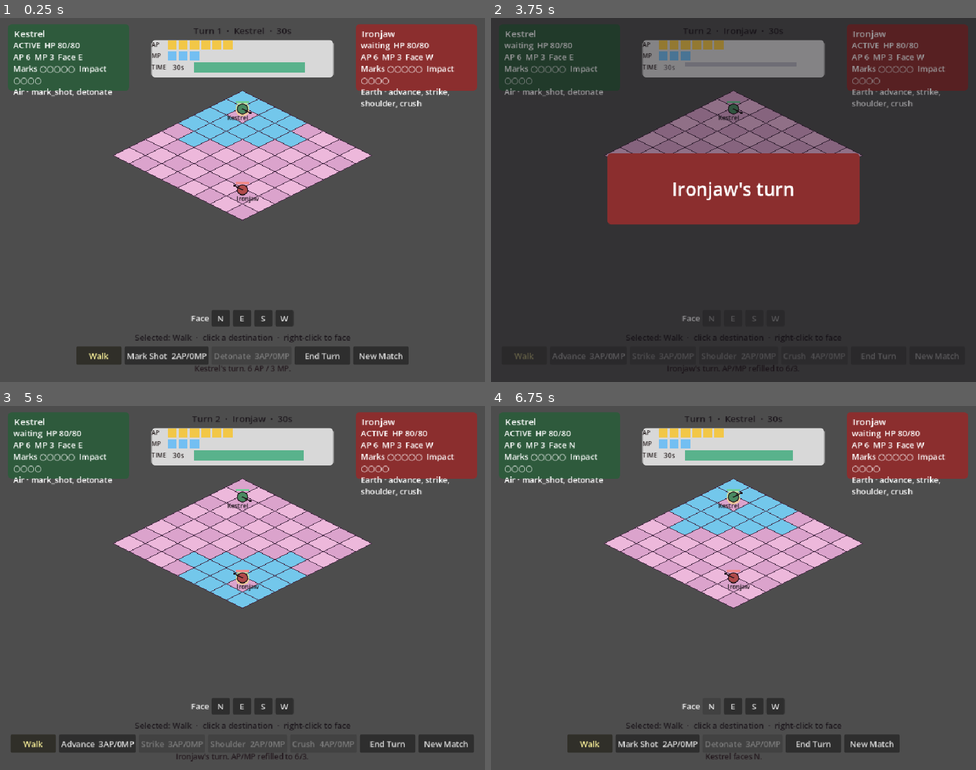
Above: before the commit, frames 1-4 (two rows, left to right).
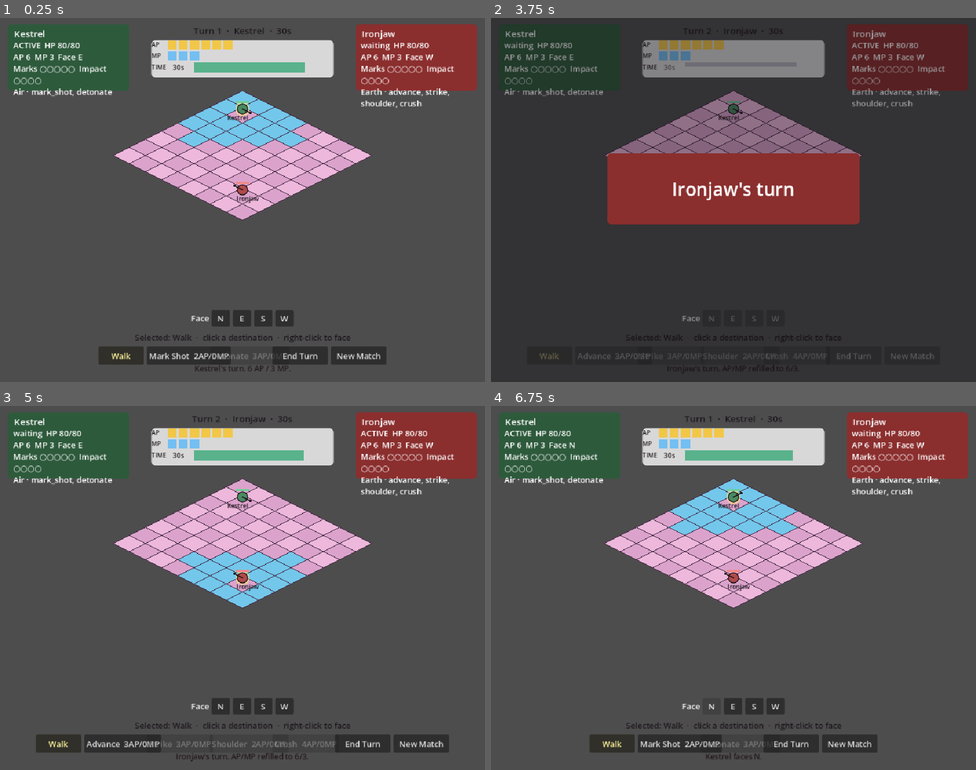
Above: after the commit, the same moments.

Repository: maurogp12/stasiumxii
Game: Godot game, scene res://main.tscn
Two runs of this game, one before a commit and one after it. Both use one fixed random seed, a clock stepped at 60 frames per second and the inputs below.
Inputs (mouse positions are in pixels of both pictures, inside the frame that each line leads up to):
- Up to frame 1 (0.25 s): no input
- Up to frame 2 (3.75 s): click "Mark Shot 2AP/0MP" at 0.5 s; click "New Match" at 1.25 s; click "New Match" at 2 s; click "Walk" at 2.75 s; click "End Turn" at 3.5 s
- Up to frame 3 (5 s): tap A at 4.25 s; move the mouse to (349, 569) at 4.27 s; click (349, 569) at 4.42 s
- Up to frame 4 (6.75 s): click "Advance 3AP/0MP" at 5 s; click "New Match" at 5.75 s; click "N" at 6.5 s

The runs differ from the first frame. In frame 1, 1.3% of the frame differs, in the area x 15-85%, y 90-96%; in frame 2, 0.3%; in frame 3, 1.5%, in the area x 2-98%, y 90-96%; in frame 4, 1.3%.

Commit message:
Add Proposed hover/long-press attack cards on spell buttons.
Kit-driven SpellTooltip copy lists Locked AP/MP, Chebyshev vs Manhattan,
on-connect/on-miss, hit bands, and Base × CritMult(1.0) × Passive(1) × Facing
examples. Advance has no HIT %. Stun (A) and PushBlocked (1) stay Locked.
No kit retunes.

Co-authored-by: maurogp12 <maurogp12@users.noreply.github.com>

Diff:
--- /dev/null
+++ b/data/spell_tooltip.gd
@@ -0,0 +1,177 @@
+extends RefCounted
+class_name SpellTooltip
+
+## Proposed attack-card chrome. Reads Locked kit + CombatSim constants only.
+## No kit retunes. Mastery 0 is omitted from the worked example.
+## Resist is omitted; if a caller shows it, label it provisional/Open — never Locked.
+
+const FORMULA := "damage = Base × CritMult(1.0) × Passive(1) × Facing"
+const LONG_PRESS_SEC := 0.45
+
+## Locked Chebyshev hit bands. Same edges as CombatSim.hit_chance.
+const HIT_BANDS := [
+	{"lo": 1, "hi": 1, "label": "1→90%"},
+	{"lo": 2, "hi": 3, "label": "2–3→80%"},
+	{"lo": 4, "hi": 5, "label": "4–5→75%"},
+	{"lo": 6, "hi": 8, "label": "6–8→70%"},
+]
+
+
+static func card_text(spell_id: String) -> String:
+	return "\n".join(card_lines(spell_id))
+
+
+static func card_lines(spell_id: String) -> PackedStringArray:
+	var def: Dictionary = SpellKits.spell(spell_id)
+	var lines: PackedStringArray = PackedStringArray()
+	if def.is_empty():
+		return lines
+	lines.append(str(def.get("name", spell_id)))
+	lines.append(_cost_range_line(def))
+	var requirement := _requirement_line(def)
+	if requirement != "":
+		lines.append(requirement)
+	lines.append(_connect_line(def))
+	if bool(def.get("rolls", false)):
+		lines.append(_miss_line(def))
+		var bands := hit_band_line(def)
+		if bands != "":
+			lines.append(bands)
+	if int(def.get("base_damage", 0)) > 0:
+		for line in damage_example_lines(def):
+			lines.append(line)
+	for line in _locked_status_lines(def):
+		lines.append(line)
+	return lines
+
+
+static func _cost_range_line(def: Dictionary) -> String:
+	var metric := "Manhattan" if str(def.get("range_mode", "chebyshev")) == "manhattan" else "Chebyshev"
+	return "%d AP / %d MP · range %d–%d %s" % [
+		int(def.get("ap", 0)),
+		int(def.get("mp", 0)),
+		int(def.get("min_range", 0)),
+		int(def.get("max_range", 0)),
+		metric,
+	]
+
+
+static func _requirement_line(def: Dictionary) -> String:
+	if int(def.get("requires_marks_on_target", 0)) > 0:
+		return "Needs 1+ Marks on the target."
+	if int(def.get("requires_impact", 0)) > 0:
+		return "Needs %d Impact (spent on connect)." % int(def.get("spend_impact", def.get("requires_impact", 0)))
+	return ""
+
+
+static func _connect_line(def: Dictionary) -> String:
+	match str(def.get("engine_on_connect", "")):
+		"mark":
+			return "On connect: %d %s. +1 Mark on the target." % [
+				int(def.get("base_damage", 0)),
+				str(def.get("element", "")).capitalize(),
+			]
+		"consume_marks":
+			return "On connect: %d+%d×M %s. Consumes those Marks." % [
+				int(def.get("base_damage", 6)),
+				int(def.get("damage_per_mark", 6)),
+				str(def.get("element", "")).capitalize(),
+			]
+		"impact":
+			var push_bit := ""
+			if int(def.get("push_cells", 0)) > 0:
+				push_bit = " Push %d Chebyshev along the line." % int(def["push_cells"])
+			return "On connect: %d %s. +1 Impact.%s" % [
+				int(def.get("base_damage", 0)),
+				str(def.get("element", "")).capitalize(),
+				push_bit,
+			]
+		"spend_impact":
+			var stun_bit := ""
+			if int(def.get("stun_if_impact_before", 0)) > 0:
+				stun_bit = " Stun %d (Locked A) if Impact was %d before the spend." % [
+					int(def.get("stun_remaining", 1)),
+					int(def.get("stun_if_impact_before", 4)),
+				]
+			return "On connect: %d %s. Spends %d Impact.%s" % [
+				int(def.get("base_damage", 0)),
+				str(def.get("element", "")).capitalize(),
+				int(def.get("spend_impact", 2)),
+				stun_bit,
+			]
+		"impact_if_adjacent":
+			return "On landing: +1 Impact if Chebyshev-adjacent to an enemy. Facing unchanged. Dest-click teleport."
+		_:
+			return "On connect: —"
+
+
+static func _miss_line(def: Dictionary) -> String:
+	match str(def.get("engine_on_connect", "")):
+		"consume_marks":
+			return "On miss: Marks retained. AP/MP stay spent."
+		"spend_impact":
+			return "On miss: Impact retained. AP/MP stay spent."
+		"mark":
+			return "On miss: no Mark. AP/MP stay spent."
+		"impact":
+			if int(def.get("push_cells", 0)) > 0:
+				return "On miss: no Impact, no push. AP/MP stay spent."
+			return "On miss: no Impact. AP/MP stay spent."
+		_:
+			return "On miss: AP/MP stay spent."
+
+
+static func hit_band_line(def: Dictionary) -> String:
+	if def.is_empty() or not bool(def.get("rolls", false)):
+		return ""
+	var parts: Array[String] = []
+	var min_r := int(def.get("min_range", 0))
+	var max_r := int(def.get("max_range", 0))
+	for band in HIT_BANDS:
+		if int(band["hi"]) < min_r or int(band["lo"]) > max_r:
+			continue
+		parts.append(str(band["label"]))
+	if parts.is_empty():
+		return ""
+	return "HIT % (Locked): " + ", ".join(PackedStringArray(parts))
+
+
+static func damage_example_lines(def: Dictionary) -> PackedStringArray:
+	var lines: PackedStringArray = PackedStringArray()
+	if int(def.get("base_damage", 0)) <= 0:
+		return lines
+	lines.append(FORMULA)
+	var element := str(def.get("element", "")).capitalize()
+	if str(def.get("engine_on_connect", "")) == "consume_marks":
+		var per := int(def.get("damage_per_mark", 6))
+		var base0 := int(def.get("base_damage", 6))
+		# Locked gate is 1+ Marks. Worked example uses M=1; do not invent other M.
+		var example_base: int = base0 + per * 1
+		lines.append("Base %d+%d×M %s" % [base0, per, element])
+		lines.append("example M=1: front/side ×1.00 → %d" % example_damage(example_base, CombatSim.FRONT_SIDE_FACING))
+		lines.append("example M=1: back ×1.20 → %d" % example_damage(example_base, CombatSim.BACK_FACING))
+		return lines
+	var base := int(def.get("base_damage", 0))
+	lines.append("Base %d %s" % [base, element])
+	lines.append("front/side ×1.00 → %d" % example_damage(base, CombatSim.FRONT_SIDE_FACING))
+	lines.append("back ×1.20 → %d" % example_damage(base, CombatSim.BACK_FACING))
+	return lines
+
+
+static func example_damage(base: int, facing: float) -> int:
+	# Locked Phase A: Base × CritMult(1.0) × Passive(1) × Facing. Mastery 0 omitted.
+	return roundi(float(base) * CombatSim.CRIT_MULT * CombatSim.PASSIVE * facing)
+
+
+static func _locked_status_lines(def: Dictionary) -> PackedStringArray:
+	var lines: PackedStringArray = PackedStringArray()
+	if int(def.get("push_cells", 0)) > 0:
+		lines.append("Locked Push (1): occupied/OOB dest does not move the target; damage/Impact still apply (PushBlocked).")
+	if int(def.get("stun_if_impact_before", 0)) > 0:
+		lines.append("Stun %d (Locked A): blocks move + cast + face; End Turn allowed." % int(def.get("stun_remaining", 1)))
+	return lines
+
+
+static func has_hit_percent(spell_id: String) -> bool:
+	var def: Dictionary = SpellKits.spell(spell_id)
+	return not def.is_empty() and bool(def.get("rolls", false))
--- a/tests/run_combat_tests.gd
+++ b/tests/run_combat_tests.gd
@@ -65,6 +65,7 @@
 	_test_walk_facing_follows_last_hop()
 	_test_advance_facing_unchanged()
 	_test_walk_mode_cancel()
+	_test_spell_tooltip_cards()
 
 
 func _test_reset_and_turn_order() -> void:
@@ -2276,6 +2277,169 @@
 	eq(_sim.snapshot()["crit_roll"], false, "crit roll stays OFF")
 
 
+func _test_spell_tooltip_cards() -> void:
+	# Proposed hover/long-press chrome. Helpers read Locked kits; no kit retunes.
+	eq(SpellTooltip.card_text(""), "", "unknown spell has no card")
+	eq(SpellTooltip.example_damage(8, 1.00), 8, "Mark Shot front example is 8")
+	eq(SpellTooltip.example_damage(8, 1.20), 10, "Mark Shot back example is 10")
+	eq(SpellTooltip.example_damage(16, 1.20), 19, "Strike back example is 19")
+	eq(SpellTooltip.example_damage(6, 1.20), 7, "Shoulder back example is 7")
+	eq(SpellTooltip.example_damage(24, 1.20), 29, "Crush back example is 29")
+	eq(SpellTooltip.example_damage(12, 1.20), 14, "Detonate M=1 back example is 14")
+	eq(SpellTooltip.example_damage(8, CombatSim.BACK_FACING), 10, "example uses Locked back facing")
+	eq(CombatSim.CRIT_MULT, 1.0, "CritMult stays 1.0")
+	eq(CombatSim.PASSIVE, 1.0, "Passive stays 1")
+	eq(CombatSim.MASTERY, 0.0, "Mastery stays 0 (omitted on the card)")
+	eq(_sim.snapshot()["crit_roll"], false, "crit roll stays OFF")
+
+	var mark := SpellTooltip.card_text(SpellKits.MARK_SHOT)
+	truthy(mark.contains("Mark Shot"), "Mark Shot card names the spell")
+	truthy(mark.contains("2 AP / 0 MP"), "Mark Shot card names AP/MP")
+	truthy(mark.contains("range 2–5 Chebyshev"), "Mark Shot card names Chebyshev range")
+	truthy(mark.contains("+1 Mark on the target"), "Mark Shot on-connect is +1 Mark")
+	truthy(mark.contains("On miss: no Mark"), "Mark Shot miss grants no Mark")
+	truthy(mark.contains("HIT % (Locked): 2–3→80%, 4–5→75%"), "Mark Shot lists Locked 2–5 bands")
+	eq(mark.contains("1→90%"), false, "Mark Shot range starts at 2, so no 1→90 band")
+	eq(mark.contains("6–8→70%"), false, "Mark Shot range ends at 5, so no 6–8 band")
+	eq(mark.contains("+5"), false, "Mark Shot card does not invent +5")
+	eq(mark.contains("longshot"), false, "Mark Shot card does not invent longshot")
+	truthy(mark.contains(SpellTooltip.FORMULA), "Mark Shot shows Locked damage formula")
+	truthy(mark.contains("front/side ×1.00 → 8"), "Mark Shot front example is 8")
+	truthy(mark.contains("back ×1.20 → 10"), "Mark Shot back example is 10")
+	eq(mark.contains("WindMod"), false, "tooltip does not invent WindMod")
+	eq(mark.contains("Mastery"), false, "tooltip omits Mastery 0")
+	eq(mark.contains("Resist"), false, "tooltip omits Open Resist")
+	eq(mark.contains("Step-shot"), false, "tooltip does not invent Step-shot")
+	eq(mark.contains("Gust"), false, "tooltip does not invent Gust")
+	eq(mark.contains("crit roll"), false, "tooltip does not turn crit roll ON")
+
+	var detonate := SpellTooltip.card_text(SpellKits.DETONATE)
+	truthy(detonate.contains("3 AP / 0 MP"), "Detonate card names AP/MP")
+	truthy(detonate.contains("range 1–6 Chebyshev"), "Detonate card names Chebyshev range")
+	truthy(detonate.contains("Needs 1+ Marks on the target"), "Detonate card names the Marks gate")
+	truthy(detonate.contains("6+6×M"), "Detonate on-connect is 6+6×M")
+	truthy(detonate.contains("Consumes those Marks"), "Detonate consumes Marks on connect")
+	truthy(detonate.contains("On miss: Marks retained"), "Detonate miss retains Marks")
+	truthy(detonate.contains("1→90%"), "Detonate includes Locked band 1")
+	truthy(detonate.contains("2–3→80%"), "Detonate includes Locked band 2–3")
+	truthy(detonate.contains("4–5→75%"), "Detonate includes Locked band 4–5")
+	truthy(detonate.contains("6–8→70%"), "Detonate includes Locked band 6–8")
+	truthy(detonate.contains("example M=1: front/side ×1.00 → 12"), "Detonate M=1 front example is 12")
+	truthy(detonate.contains("example M=1: back ×1.20 → 14"), "Detonate M=1 back example is 14")
+	eq(detonate.contains("+5"), false, "Detonate card does not invent +5")
+
+	var advance := SpellTooltip.card_text(SpellKits.ADVANCE)
+	truthy(advance.contains("Advance"), "Advance card names the spell")
+	truthy(advance.contains("3 AP / 0 MP"), "Advance card names 3 AP / 0 MP")
+	truthy(advance.contains("range 1–2 Manhattan"), "Advance card names Manhattan range")
+	truthy(advance.contains("Facing unchanged"), "Advance card says facing is unchanged")
+	truthy(advance.contains("Dest-click teleport"), "Advance card names teleport")
+	eq(advance.contains("HIT %"), false, "Advance (no roll) has no HIT %")
+	eq(advance.contains("90%"), false, "Advance card has no hit percent")
+	eq(advance.contains(SpellTooltip.FORMULA), false, "Advance deals no damage, so no formula")
+	eq(advance.contains("On miss:"), false, "Advance has no miss line")
+
+	var strike := SpellTooltip.card_text(SpellKits.STRIKE)
+	truthy(strike.contains("range 1–1 Chebyshev"), "Strike card names Chebyshev 1")
+	truthy(strike.contains("16 Earth"), "Strike card names 16 Earth")
+	truthy(strike.contains("+1 Impact"), "Strike on-connect is +1 Impact")
+	truthy(strike.contains("On miss: no Impact"), "Strike miss grants no Impact")
+	truthy(strike.contains("HIT % (Locked): 1→90%"), "Strike melee is Locked 90%")
+	truthy(strike.contains("front/side ×1.00 → 16"), "Strike front example is 16")
+	truthy(strike.contains("back ×1.20 → 19"), "Strike back example is 19")
+
+	var shoulder := SpellTooltip.card_text(SpellKits.SHOULDER)
+	truthy(shoulder.contains("6 Earth"), "Shoulder card names 6 Earth")
+	truthy(shoulder.contains("Push 1 Chebyshev"), "Shoulder on-connect is a 1-cell push")
+	truthy(shoulder.contains("On miss: no Impact, no push"), "Shoulder miss does not push")
+	truthy(shoulder.contains("Locked Push (1)"), "Shoulder names Locked Push (1)")
+	truthy(shoulder.contains("PushBlocked"), "Shoulder names PushBlocked")
+	eq(shoulder.contains("OPEN"), false, "Shoulder does not call Push Open")
+	eq(shoulder.contains("Open"), false, "Shoulder Push wording is Locked, not Open")
+	truthy(shoulder.contains("HIT % (Locked): 1→90%"), "Shoulder melee is Locked 90%")
+	truthy(shoulder.contains("front/side ×1.00 → 6"), "Shoulder front example is 6")
+	truthy(shoulder.contains("back ×1.20 → 7"), "Shoulder back example is 7")
+
+	var crush := SpellTooltip.card_text(SpellKits.CRUSH)
+	truthy(crush.contains("4 AP / 0 MP"), "Crush card names AP/MP")
+	truthy(crush.contains("Needs 2 Impact"), "Crush card names the Impact gate")
+	truthy(crush.contains("24 Earth"), "Crush card names 24 Earth")
+	truthy(crush.contains("On miss: Impact retained"), "Crush miss retains Impact")
+	truthy(crush.contains("Stun 1 (Locked A)"), "Crush names Stun 1 Locked A")
+	truthy(crush.contains("blocks move + cast + face"), "Crush Stun line matches Locked A suppress")
+	eq(crush.contains("OPEN"), false, "Crush does not call Stun Open")
+	eq(crush.contains("Open"), false, "Crush Stun wording is Locked, not Open")
+	truthy(crush.contains("HIT % (Locked): 1→90%"), "Crush melee is Locked 90%")
+	truthy(crush.contains("front/side ×1.00 → 24"), "Crush front example is 24")
+	truthy(crush.contains("back ×1.20 → 29"), "Crush back example is 29")
+
+	eq(_sim.hit_chance(1), 90, "band 1 stays 90")
+	eq(_sim.hit_chance(2), 80, "band 2 stays 80")
+	eq(_sim.hit_chance(5), 75, "band 5 stays 75 — no Mark Shot +5")
+	eq(_sim.hit_chance(6), 70, "band 6 stays 70")
+
+	_sim.reset_match({"seed": 1})
+	var hud := CombatHUD.new()
+	hud._build()
+	hud.render(_sim.snapshot(), _sim.legal_intents(0))
+	eq(hud.tooltip_visible(), false, "tooltip starts hidden")
+	eq(CombatHUD.spell_card_text(SpellKits.MARK_SHOT), mark, "HUD helper delegates to SpellTooltip")
+	hud._on_spell_hover(SpellKits.MARK_SHOT)
+	eq(hud.tooltip_visible(), true, "hover shows the Mark Shot card")
+	eq(hud.tooltip_caption(), mark, "hover caption is the Mark Shot helper text")
+	truthy(hud._spell_hosts.has(SpellKits.MARK_SHOT), "Mark Shot button is wrapped for hover")
+	hud._on_spell_unhover()
+	eq(hud.tooltip_visible(), false, "unhover hides the card")
+	hud._begin_long_press(SpellKits.MARK_SHOT)
+	hud._process(0.1)
+	eq(hud.tooltip_visible(), false, "short press does not open the card")
+	hud._process(SpellTooltip.LONG_PRESS_SEC)
+	eq(hud.tooltip_visible(), true, "long-press opens the card")
+	eq(hud.tooltip_caption(), mark, "long-press caption matches the helper")
+	hud.hide_spell_tooltip()
+	eq(hud.tooltip_visible(), false, "hide clears the card")
+
+	_sim.submit({"type": "end_turn"})
+	hud.render(_sim.snapshot(), _sim.legal_intents(1))
+	eq((hud._spell_buttons[SpellKits.CRUSH] as Button).disabled, true, "Crush stays grey at 0 Impact")
+	eq((hud._spell_buttons[SpellKits.CRUSH] as Button).mouse_filter, Control.MOUSE_FILTER_IGNORE, "grey Crush still lets the host receive hover")
+	hud._on_spell_hover(SpellKits.CRUSH)
+	eq(hud.tooltip_visible(), true, "grey Crush still shows its card")
+	truthy(hud.tooltip_caption().contains("Stun 1 (Locked A)"), "grey Crush card still names Locked Stun A")
+	hud._on_spell_hover(SpellKits.ADVANCE)
+	eq(hud.tooltip_caption().contains("HIT %"), false, "Advance hover still has no HIT %")
+	hud._on_spell_hover(SpellKits.SHOULDER)
+	truthy(hud.tooltip_caption().contains("Locked Push (1)"), "Shoulder hover names Locked Push (1)")
+	hud.free()
+
+	var tooltip_src := FileAccess.get_file_as_string("res://data/spell_tooltip.gd")
+	truthy(tooltip_src.contains("CritMult(1.0)"), "tooltip formula names CritMult(1.0)")
+	truthy(tooltip_src.contains("Passive(1)"), "tooltip formula names Passive(1)")
+	eq(tooltip_src.contains("WindMod"), false, "tooltip source does not invent WindMod")
+	eq(tooltip_src.contains("Step-shot"), false, "tooltip source does not invent Step-shot")
+	eq(tooltip_src.contains("Gust"), false, "tooltip source does not invent Gust")
+	eq(tooltip_src.contains("longshot"), false, "tooltip source does not invent longshot")
+	eq(tooltip_src.contains("+5"), false, "tooltip source does not invent +5")
+	truthy(tooltip_src.contains("Locked Push (1)"), "tooltip source stamps Locked Push (1)")
+	truthy(tooltip_src.contains("Locked A"), "tooltip source stamps Locked Stun A")
+	eq(tooltip_src.contains("OPEN A05"), false, "tooltip source does not call Stun/Push Open")
+
+	var hud_src := FileAccess.get_file_as_string("res://ui/hud.gd")
+	truthy(hud_src.contains("show_spell_tooltip"), "HUD can show the attack card")
+	truthy(hud_src.contains("mouse_entered"), "HUD wires hover on spell hosts")
+	truthy(hud_src.contains("LONG_PRESS_SEC"), "HUD long-press uses the helper delay")
+	eq(hud_src.contains("Detonate"), false, "HUD still does not hardcode Detonate")
+	eq(hud_src.contains("Shoulder"), false, "HUD still does not hardcode Shoulder")
+	eq(hud_src.contains("Crush"), false, "HUD still does not hardcode Crush")
+	eq(hud_src.contains("WindMod"), false, "HUD still has no WindMod chrome")
+	eq(hud_src.contains("Step-shot"), false, "HUD tooltip patch does not add Step-shot")
+
+	var readme := FileAccess.get_file_as_string("res://README.md")
+	truthy(readme.contains("attack cards"), "README documents Proposed attack cards")
+	truthy(readme.contains("CritMult(1.0)"), "README formula matches Locked constants")
+	eq(_sim.snapshot()["crit_roll"], false, "crit roll still OFF after tooltip tests")
+
+
 func _has_legal_cast(seat: int, spell_id: String) -> bool:
 	for intent in _sim.legal_intents(seat):
 		if str(intent.get("type", "")) == "cast" and str(intent.get("spell", "")) == spell_id:
--- a/ui/hud.gd
+++ b/ui/hud.gd
@@ -40,6 +40,12 @@
 var _stun_badge: Label
 var _toast_label: Label
 var _toast_token: int = 0
+var _spell_hosts: Dictionary = {}
+var _tooltip_panel: Panel
+var _tooltip_label: Label
+var _tooltip_spell: String = ""
+var _long_press_spell: String = ""
+var _long_press_elapsed: float = 0.0
 
 
 ## Kit chrome for the active seat. Advance is never offered unless class_id is ironjaw.
@@ -130,9 +136,25 @@
 	return ""
 
 
+## Proposed hover / long-press card. Copy lives in SpellTooltip (kit-driven).
+static func spell_card_text(spell_id: String) -> String:
+	return SpellTooltip.card_text(spell_id)
+
+
 func _ready() -> void:
 	layer = 10
+	set_process(false)
 	_build()
+
+
+func _process(delta: float) -> void:
+	if _long_press_spell == "":
+		set_process(false)
+		return
+	_long_press_elapsed += delta
+	if _long_press_elapsed >= SpellTooltip.LONG_PRESS_SEC:
+		show_spell_tooltip(_long_press_spell)
+		_cancel_long_press()
 
 
 func _unhandled_input(event: InputEvent) -> void:
@@ -152,6 +174,7 @@
 	set_aim_preview({})
 	_refresh_spell_buttons()
 	_update_selected_label()
+	hide_spell_tooltip()
 
 
 ## Client Walk mode. Does not submit a CombatSim intent. Does not face.
@@ -255,11 +278,14 @@
 	if _selected_spell != "" and not offered.has(_selected_spell):
 		_selected_spell = ""
 		_aim_hit_chance = -1
+		hide_spell_tooltip()
 	if _selected_spell == "":
 		_aim_hit_chance = -1
 		if _aim_hit_label != null:
 			_aim_hit_label.text = ""
 			_aim_hit_label.visible = false
+	if _tooltip_spell != "" and not offered.has(_tooltip_spell):
+		hide_spell_tooltip()
 
 	var legal_spells := legal_cast_ids(legal)
 	var match_over := bool(snap.get("match_over", false))
@@ -276,7 +302,7 @@
 	for spell_id in _spell_buttons.keys():
 		var button: Button = _spell_buttons[spell_id]
 		var can_submit: bool = legal_spells.has(spell_id) and not match_over and not _stunned
-		button.disabled = not can_submit
+		_set_spell_button_clickable(button, can_submit)
 		if _selected_spell == spell_id:
 			button.modulate = Color(1.15, 1.1, 0.7)
 		elif can_submit:
@@ -292,7 +318,7 @@
 	var block := match_over or _locked
 	for spell_id in _spell_buttons.keys():
 		if block:
-			(_spell_buttons[spell_id] as Button).disabled = true
+			_set_spell_button_clickable(_spell_buttons[spell_id], false)
 	for button in _face_buttons.values():
 		(button as Button).disabled = block or _stunned
 		(button as Button).modulate = STUN_GREY if (_stunned and not block) else Color.WHITE
@@ -431,6 +457,22 @@
 	_toast_label.add_theme_constant_override("outline_size", 6)
 	_toast_label.visible = false
 	root.add_child(_toast_label)
+
+	_tooltip_panel = Panel.new()
+	_tooltip_panel.position = Vector2(240, 348)
+	_tooltip_panel.size = Vector2(480, 248)
+	_tooltip_panel.mouse_filter = Control.MOUSE_FILTER_IGNORE
+	_tooltip_panel.visible = false
+	_tooltip_panel.add_theme_stylebox_override("panel", _card_panel())
+	root.add_child(_tooltip_panel)
+	_tooltip_label = Label.new()
+	_tooltip_label.position = Vector2(12, 8)
+	_tooltip_label.size = Vector2(456, 232)
+	_tooltip_label.autowrap_mode = TextServer.AUTOWRAP_WORD_SMART
+	_tooltip_label.add_theme_font_size_override("font_size", 13)
+	_tooltip_label.add_theme_color_override("font_color", Color(0.12, 0.1, 0.12))
+	_tooltip_label.mouse_filter = Control.MOUSE_FILTER_IGNORE
+	_tooltip_panel.add_child(_tooltip_label)
 
 	_handoff_overlay = ColorRect.new()
 	_handoff_overlay.set_anchors_and_offsets_preset(Control.PRESET_FULL_RECT)
@@ -576,6 +618,16 @@
 	return box
 
 
+func _card_panel() -> StyleBoxFlat:
+	var box := _panel(Color(0.99, 0.97, 0.9, 0.97))
+	box.border_color = Color(0.18, 0.12, 0.1, 0.85)
+	box.border_width_left = 2
+	box.border_width_top = 2
+	box.border_width_right = 2
+	box.border_width_bottom = 2
+	return box
+
+
 func _sync_spell_buttons(offered: Array) -> void:
 	var offered_ids: Array = []
 	for spell_id in offered:
@@ -587,11 +639,12 @@
 		if not offered_ids.has(spell_id):
 			stale.append(spell_id)
 	for spell_id in stale:
-		var button: Button = _spell_buttons[spell_id]
+		var host: Control = _spell_hosts.get(spell_id)
 		_spell_buttons.erase(spell_id)
-		if is_instance_valid(button):
-			_action_bar.remove_child(button)
-			button.free()
+		_spell_hosts.erase(spell_id)
+		if is_instance_valid(host):
+			_action_bar.remove_child(host)
+			host.free()
 	var insert_idx := 0
 	if _walk_button != null and _walk_button.get_parent() == _action_bar:
 		insert_idx = _walk_button.get_index() + 1
@@ -600,18 +653,34 @@
 		if def.is_empty():
 			continue
 		if not _spell_buttons.has(spell_id):
+			var host := Control.new()
+			host.custom_minimum_size = Vector2(118, 32)
+			host.mouse_filter = Control.MOUSE_FILTER_STOP
+			host.mouse_entered.connect(_on_spell_hover.bind(spell_id))
+			host.mouse_exited.connect(_on_spell_unhover)
+			host.gui_input.connect(_on_spell_host_input.bind(spell_id))
 			var button := Button.new()
 			button.text = _spell_button_text(def)
-			button.custom_minimum_size = Vector2(118, 32)
+			button.set_anchors_and_offsets_preset(Control.PRESET_FULL_RECT)
 			button.pressed.connect(_on_spell_pressed.bind(spell_id))
-			_action_bar.add_child(button)
+			button.button_down.connect(_begin_long_press.bind(spell_id))
+			button.button_up.connect(_cancel_long_press)
+			host.add_child(button)
+			_action_bar.add_child(host)
 			_spell_buttons[spell_id] = button
-		_action_bar.move_child(_spell_buttons[spell_id], insert_idx)
+			_spell_hosts[spell_id] = host
+		_action_bar.move_child(_spell_hosts[spell_id], insert_idx)
 		insert_idx += 1
 
 
 func _spell_button_text(def: Dictionary) -> String:
 	return "%s  %dAP/%dMP" % [def["name"], int(def.get("ap", 0)), int(def.get("mp", 0))]
+
+
+## Disabled buttons still hover via the host: ignore their mouse so the wrapper receives it.
+func _set_spell_button_clickable(button: Button, clickable: bool) -> void:
+	button.disabled = not clickable
+	button.mouse_filter = Control.MOUSE_FILTER_STOP if clickable else Control.MOUSE_FILTER_IGNORE
 
 
 func _on_walk_pressed() -> void:
@@ -680,6 +749,69 @@
 	_selected_label.text = text
 
 
+func show_spell_tooltip(spell_id: String) -> void:
+	var text := SpellTooltip.card_text(spell_id)
+	if text == "" or _tooltip_panel == null or _tooltip_label == null:
+		hide_spell_tooltip()
+		return
+	_tooltip_spell = spell_id
+	_tooltip_label.text = text
+	_tooltip_panel.visible = true
+
+
+func hide_spell_tooltip() -> void:
+	_tooltip_spell = ""
+	_cancel_long_press()
+	if _tooltip_panel != null:
+		_tooltip_panel.visible = false
+	if _tooltip_label != null:
+		_tooltip_label.text = ""
+
+
+func tooltip_visible() -> bool:
+	return _tooltip_panel != null and _tooltip_panel.visible
+
+
+func tooltip_caption() -> String:
+	if _tooltip_label == null or not tooltip_visible():
+		return ""
+	return _tooltip_label.text
+
+
+func _on_spell_hover(spell_id: String) -> void:
+	show_spell_tooltip(spell_id)
+
+
+func _on_spell_unhover() -> void:
+	hide_spell_tooltip()
+
+
+func _on_spell_host_input(event: InputEvent, spell_id: String) -> void:
+	if event is InputEventScreenTouch:
+		if event.pressed:
+			_begin_long_press(spell_id)
+		else:
+			_cancel_long_press()
+		return
+	if event is InputEventMouseButton and event.button_index == MOUSE_BUTTON_LEFT:
+		if event.pressed:
+			_begin_long_press(spell_id)
+		else:
+			_cancel_long_press()
+
+
+func _begin_long_press(spell_id: String) -> void:
+	_long_press_spell = spell_id
+	_long_press_elapsed = 0.0
+	set_process(true)
+
+
+func _cancel_long_press() -> void:
+	_long_press_spell = ""
+	_long_press_elapsed = 0.0
+	set_process(false)
+
+
 func show_toast(text: String) -> void:
 	if _toast_label == null:
 		return
Not shown, added: data/spell_tooltip.gd.uid
